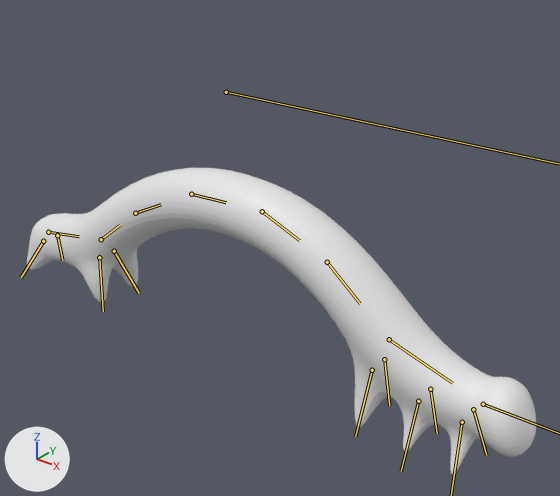
Two versions of the FBX model FBX/inchwormCharacterV3.fbx, one commit apart.
The view is the same before and after, from a 50 mm lens placed at (9.97, -10.81, 9.71), pointed at (0.75, 0.71, 2.57). The axes (+X, +Y, +Z) are drawn at lower left. The lights are the same throughout. The bones that bend it are drawn over the model as lines.

In view in the first picture: 'peelar.001'.
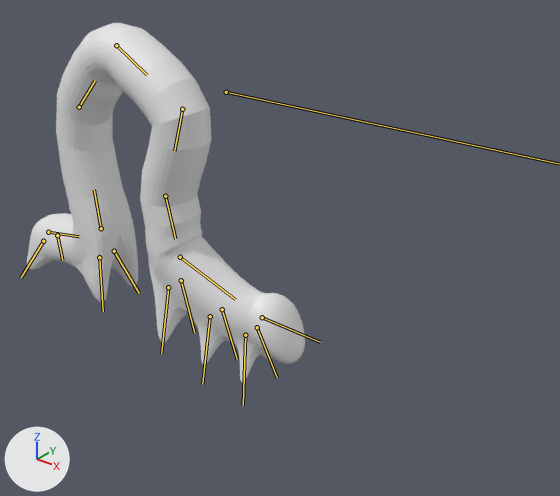
Commit message: peelar animation

The newer file adds an action. The first version stands in its rest pose; the second is drawn at frame 4 of the action 'peelar|Idle'.

What differs and where, as boxes [x1, y1, x2, y2] in the pictures (560 x 496 px):
'peelar.001', posed (45% narrower, 18% taller): before [27, 168, 536, 474]; after [27, 23, 305, 383]
bone 'MidBodyDeform.001', root to tip: before (101, 239) to (120, 225); after (101, 228) to (94, 189)
bone 'MidBodyDeform.002', root to tip: before (135, 213) to (161, 204); after (79, 107) to (95, 80)
bone 'MidBodyDeform.003', root to tip: before (191, 194) to (226, 202); after (116, 45) to (147, 75)
bone 'MidBodyDeform.004', root to tip: before (262, 211) to (299, 240); after (182, 109) to (174, 151)
bone 'MidBodyDeform.005', root to tip: before (327, 262) to (360, 303); after (165, 196) to (175, 239)
bone 'stretchController.005', root to tip: before (389, 339) to (389, 339); after (180, 257) to (180, 257)
bone 'FrontBody', root to tip: before (389, 339) to (452, 383); after (180, 257) to (235, 299)

The change in detail:
Bone 'MidBodyDeform.001' (bone_midbodydeform_001) moves from (0.0, 0.0, 0.0) to (0.0, 0.23, 0.22).
Bone 'MidBodyDeform.001' (bone_midbodydeform_001) turns from (0, 0, 0) to (58, 0, 0) degrees about its own x, y and z.
Bone 'MidBodyDeform.002' (bone_midbodydeform_002) moves from (0.0, 0.0, 0.0) to (0.0, -0.5, 2.72).
Bone 'MidBodyDeform.002' (bone_midbodydeform_002) turns from (0, 0, 0) to (19, 0, 0) degrees about its own x, y and z.
Bone 'MidBodyDeform.003' (bone_midbodydeform_003) moves from (0.0, 0.0, 0.0) to (0.01, -1.81, 2.98).
Bone 'MidBodyDeform.003' (bone_midbodydeform_003) turns from (0, 0, 0) to (-33, 0, 0) degrees about its own x, y and z.
Bone 'MidBodyDeform.004' (bone_midbodydeform_004) moves from (0.0, 0.0, 0.0) to (0.0, -2.56, 0.82).
Bone 'MidBodyDeform.004' (bone_midbodydeform_004) turns from (0, 0, 0) to (-87, 0, 0) degrees about its own x, y and z.
Bone 'MidBodyDeform.005' (bone_midbodydeform_005) moves from (0.0, 0.0, 0.0) to (-0.02, -3.55, -2.53).
Bone 'MidBodyDeform.005' (bone_midbodydeform_005) turns from (0, 0, 0) to (-38, 0, 0) degrees about its own x, y and z.
Bone 'stretchController.005' (bone_stretchcontroller_005) moves from (0.0, 0.0, 0.0) to (-5.46, 0.0, 0.0).
Bone 'stretchController.005' (bone_stretchcontroller_005) is rescaled from (1.0, 1.0, 1.0) to (0.53, 1.0, 1.0).
Bone 'FrontBody' (bone_frontbody) turns from (0, 0, 0) to (-4, -6, 10) degrees about its own x, y and z.
Bone 'FrontBody' (bone_frontbody) is rescaled from (1.0, 1.0, 1.0) to (1.0, 1.82, 1.09).
